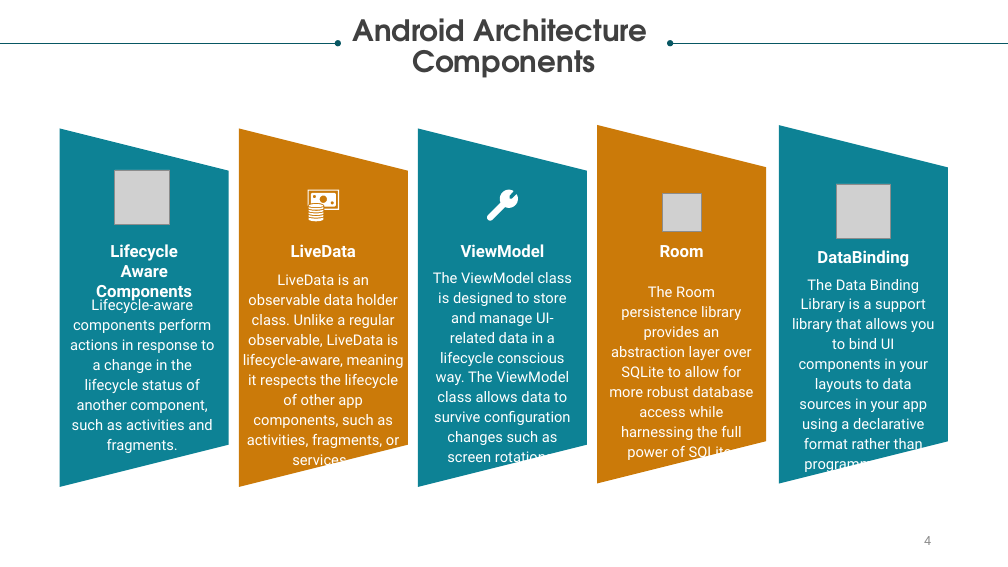
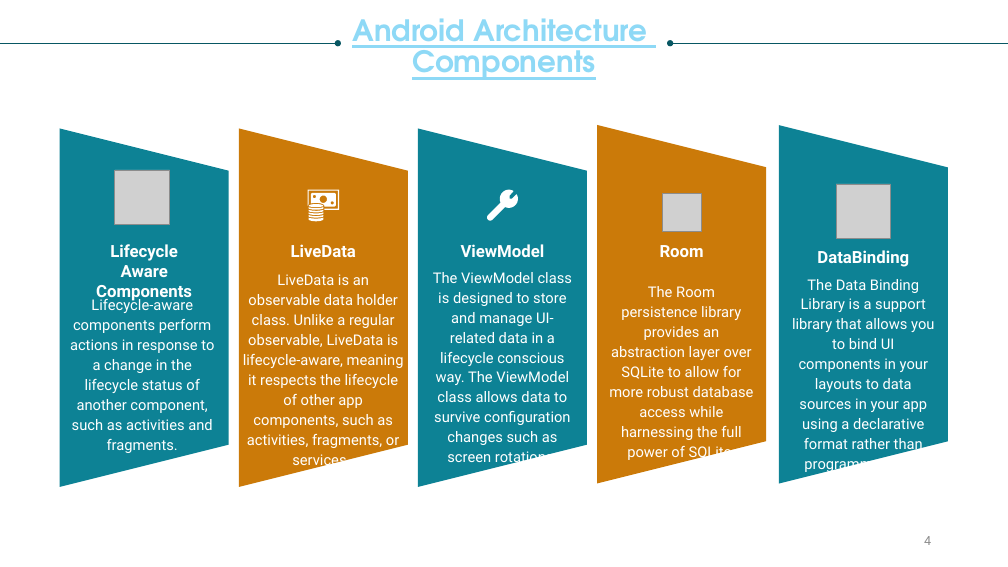
Before and after one commit to the-kool-sk/AndroidArchitectureComponents_Demo, a slide deck: slide 4 of Model – View - View Model.pptx. Drawn at 1008x567 pixels with LibreOffice and Linux fonts; fonts in the diff are those of the drawing; grey boxes stand for pictures. Boxes give left, top, right and bottom in pixels: in the first picture for what was removed or moved away, otherwise in the second. Text is boxed around its words. In the diff, an @@ line names an element or a change of style, - is before the commit and + after.

```diff
--- a/Model – View - View Model.pptx
+++ b/Model – View - View Model.pptx
@@ text "Android Architecture" at [352,18,647,80]: text colour #404040 to #8ED9F6, underline on @@
```
Also in this commit, not shown: 5 other slides changed, 2 other files.
